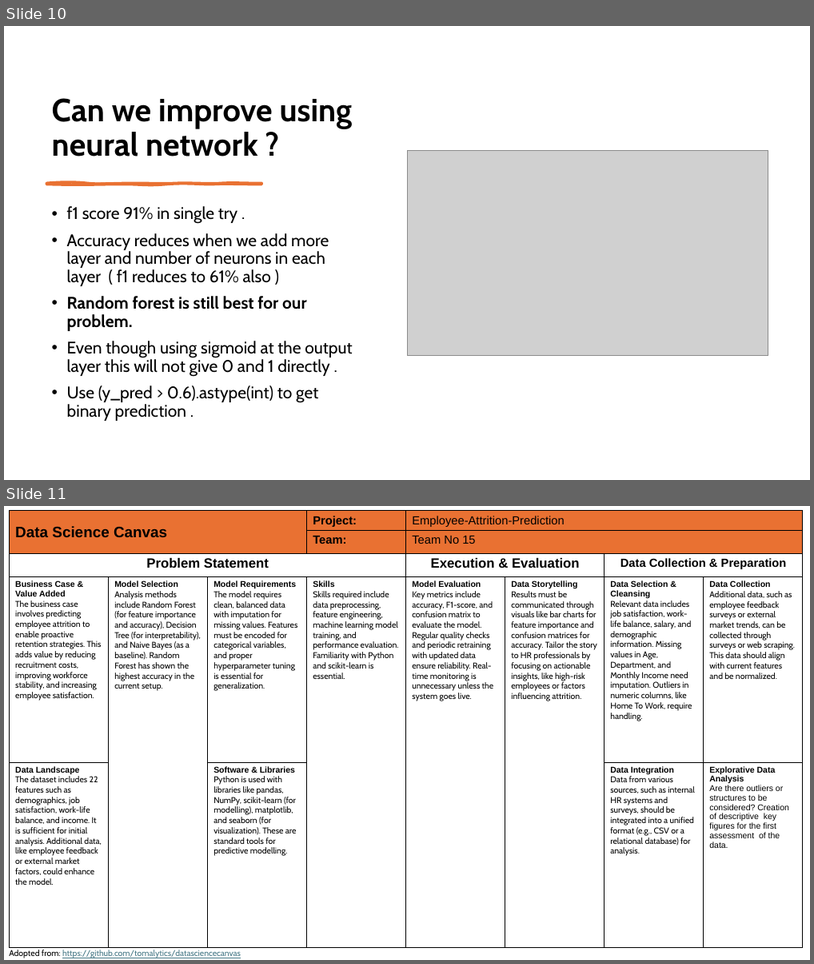
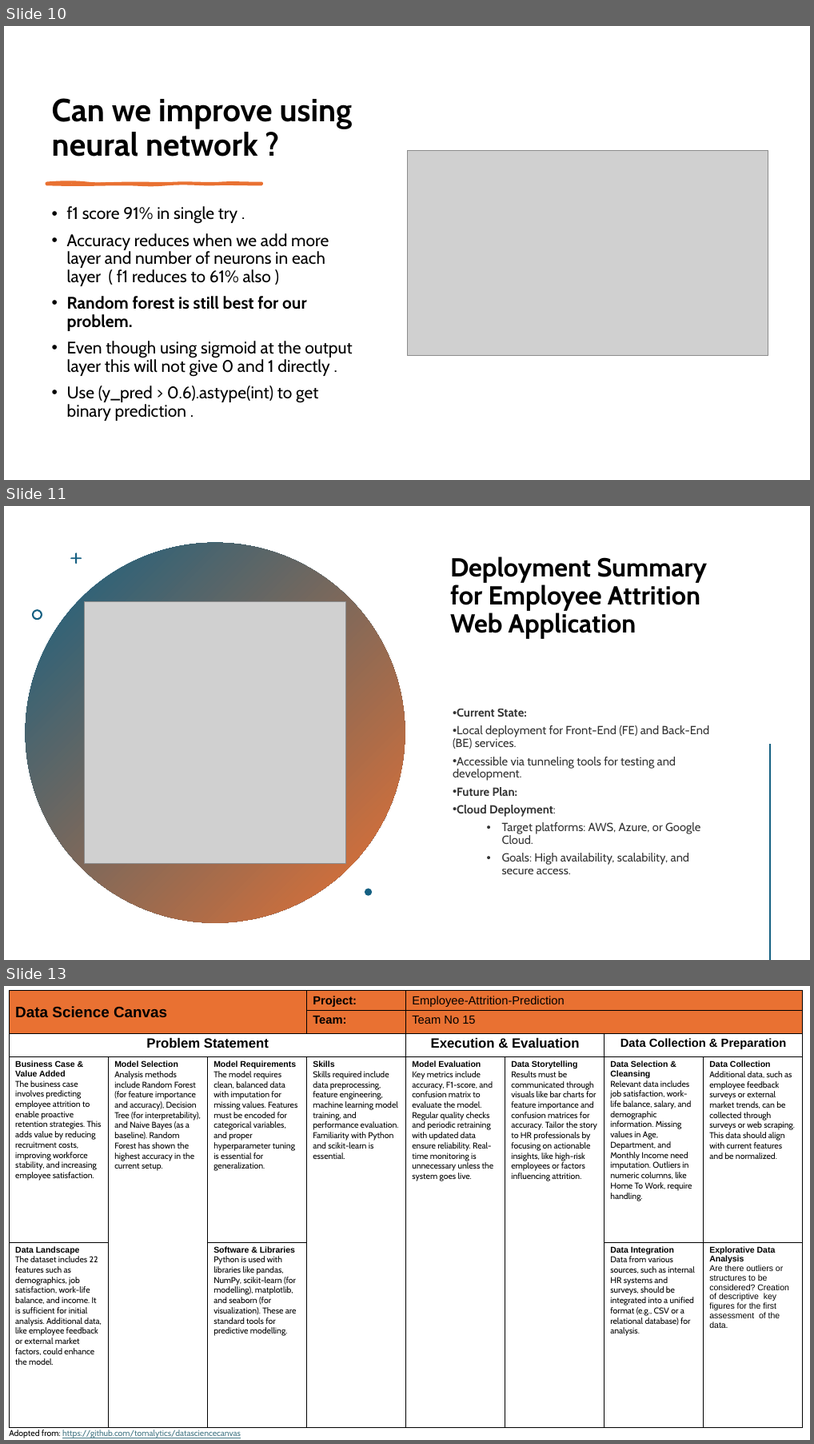
Before and after one commit to monikatyagiisc/employee-attrition-prediction, a slide deck: Project_Presentation_Employee_Attrition_Prediction.pptx. Shown one above the other, each under a label of ours: slides 10 and 11 before the commit, slides 10, 11 and 13 after it; the slides between them are not shown. The pictures are 814x964 and 814x1444 pixels, drawn with LibreOffice and Linux fonts; fonts in the diff are those of the drawing; grey boxes stand for pictures. Boxes give left, top, right and bottom in pixels: in the first picture for what was removed or moved away, otherwise in the second. Text is boxed around its words. In the diff, an @@ line names an element or a change of style, - is before the commit and + after.

Commit message:
Updated ppt

```diff
--- a/Project_Presentation_Employee_Attrition_Prediction.pptx
+++ b/Project_Presentation_Employee_Attrition_Prediction.pptx
@@ slide 11 added at [4,506,810,960], background #FFFFFF @@
@@ ellipse added at [25,543,405,923], fill gradient #156082 to #E97132 @@
@@ freeform shape added at [70,552,82,564], fill #156082 @@
@@ title added at [450,556,708,639], 31 pt, text #000000, bold @@
+Deployment Summary for Employee Attrition Web Application
@@ picture added at [85,601,346,863] @@
@@ freeform shape added at [32,609,42,620], fill #156082 @@
@@ text added at [453,708,710,874], 14 pt, text #000000 at 80% opacity @@
+• Current State:
+• Local deployment for Front-End (FE) and Back-End (BE) services.
+• Accessible via tunneling tools for testing and development.
+• Future Plan:
+• Cloud Deployment:
+  • Target platforms: AWS, Azure, or Google Cloud.
+  • Goals: High availability, scalability, and secure access.
@@ line added from (770, 745) to (770, 959), #E97132 2 pt @@
@@ freeform shape added at [365,888,372,896], fill #156082 @@
@@ what was slide 11 is now slide 13 @@
```
Also in this commit, not shown: 1 other slide added.
